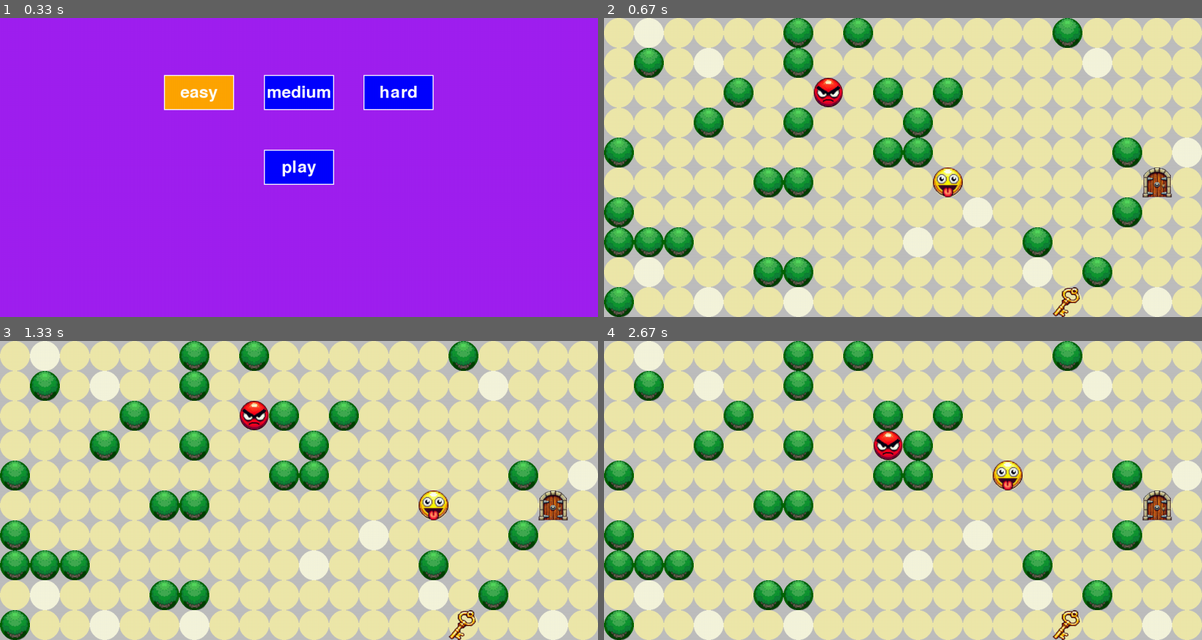
Above: before the commit, frames 1-4 (two rows, left to right).
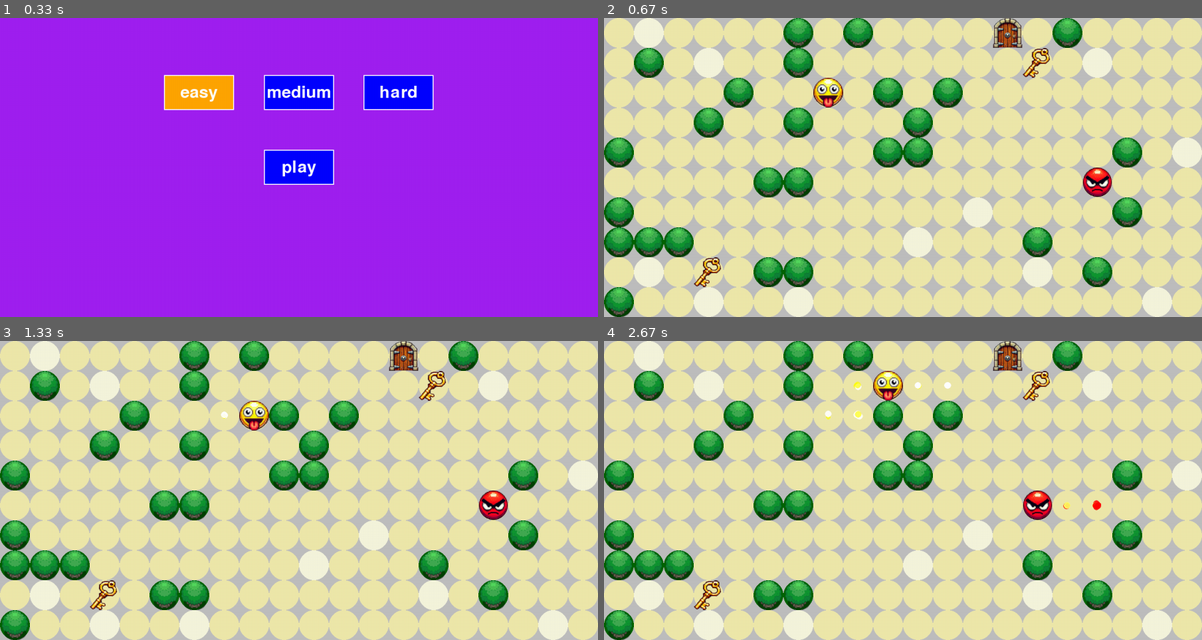
Above: after the commit, the same moments.

Repository: Jaxsbr/pygame_cant_catch_me
Game: pygame game, started from app/main.py
Two runs of this game, one before a commit and one after it. Both use one fixed random seed, a clock stepped at 60 frames per second and the inputs below.
Inputs (mouse positions are in pixels of both pictures, inside the frame that each line leads up to):
- Up to frame 1 (0.33 s): no input
- Up to frame 2 (0.67 s): click "play" at 0.38 s
- Up to frame 3 (1.33 s): hold Right 0.67-1.13 s; move the mouse to (275, 502) at 0.7 s; hold Up from 1.17 s (still down)
- Up to frame 4 (2.67 s): release Up at 1.47 s; hold Right 1.5-1.97 s; hold Left 2-2.53 s

Frame 1 is identical in both runs. In frame 2, 2.6% of the frame differs, in the area x 15-95%, y 0-100%; in frame 3, 2.6%; in frame 4, 3.2%.

Commit message:
particle tail, multi key

Diff:
--- a/app/game_state/enemy.py
+++ b/app/game_state/enemy.py
@@ -1,5 +1,6 @@
 import pygame
 
+from game_state.particle_trail import ParticleTrail
 from game_state.tile_manager import TileManager
 
 
@@ -20,6 +21,13 @@
             self._position.y - TileManager.tile_height_offset,
             TileManager.tile_width,
             TileManager.tile_height)
+        self._particle_trail = ParticleTrail(
+            [
+                pygame.Color(255, 0, 0, 255),     # red
+                pygame.Color(255, 255, 100, 255),   # ?
+            ],
+            2 # fade_time
+        )
 
 
     def set_target(self, move_to_tile_index):
@@ -51,6 +59,9 @@
         self._draw_rect.x = self._position.x - TileManager.tile_width_offset
         self._draw_rect.y = self._position.y - TileManager.tile_height_offset
 
+        self._particle_trail.update(dt, self._position)
+
 
     def draw(self, screen, img):
+        self._particle_trail.draw(screen)
         screen.blit(img, self._draw_rect)
--- a/app/game_state/game.py
+++ b/app/game_state/game.py
@@ -1,5 +1,6 @@
 import math
 import random
+from game_state.key import Key
 from particle_engine import Particle, ParticleEngine
 from game_state.difficulty_engine import DifficultyEngine
 from game_state.turn_engine import TurnEngine
@@ -52,32 +53,25 @@
         self._lose_sound.set_volume(0.7)
 
         # tiles around player
-        exclude_tiles_indexes = get_surrounding_tile_indexes(self._player.tile_index)
+        self._exclude_tiles_indexes = get_surrounding_tile_indexes(self._player.tile_index)
 
         # combine with trees
-        exclude_tiles_indexes.extend(self._tree_tiles)
-
-        self._key_tile_index = self._tile_manager.generate_random_vector2(exclude_tiles_indexes)
-
-        exclude_tiles_indexes.append(self._key_tile_index)
-
-        self._door_tile_index = self._tile_manager.generate_random_vector2(exclude_tiles_indexes)
-
-        exclude_tiles_indexes.append(self._door_tile_index)
-
-        enemy_start_tile = self._tile_manager.generate_random_vector2(exclude_tiles_indexes)
+        self._exclude_tiles_indexes.extend(self._tree_tiles)
+
+        self._key_count = random.randint(2, 5)
+        self._keys = [self._get_key() for _ in range(self._key_count)]
+
+        self._key_tile_index = self._tile_manager.generate_random_vector2(self._exclude_tiles_indexes)
+
+        self._exclude_tiles_indexes.append(self._key_tile_index)
+
+        self._door_tile_index = self._tile_manager.generate_random_vector2(self._exclude_tiles_indexes)
+
+        self._exclude_tiles_indexes.append(self._door_tile_index)
+
+        enemy_start_tile = self._tile_manager.generate_random_vector2(self._exclude_tiles_indexes)
 
         self._enemy = Enemy(self._tile_manager, enemy_start_tile)
-
-        self._key_pos = pygame.Vector2(
-            self._key_tile_index.x * TileManager.tile_width + TileManager.tile_width_offset,
-            self._key_tile_index.y * TileManager.tile_height + TileManager.tile_height_offset)
-
-        self._key_rect = pygame.Rect(
-            self._key_pos.x - TileManager.tile_width_offset,
-            self._key_pos.y - TileManager.tile_height_offset,
-            TileManager.tile_width,
-            TileManager.tile_height)
 
         self._door_pos = pygame.Vector2(
             self._door_tile_index.x * TileManager.tile_width + TileManager.tile_width_offset,
@@ -106,6 +100,12 @@
         pygame.mixer.music.load(f'app/assets/sounds/bach-{track}.mp3')
         pygame.mixer.music.set_volume(0.3)
         pygame.mixer.music.play(loops=-1)
+
+
+    def _get_key(self) -> Key:
+        tile_index = self._tile_manager.generate_random_vector2(self._exclude_tiles_indexes)
+        self._exclude_tiles_indexes.append(tile_index)
+        return Key(tile_index)
 
 
     def _update_game_state(self) -> bool:
@@ -125,15 +125,25 @@
         return False
 
 
+    def _check_key_collision(self, index: pygame.Vector2) -> Key | None:
+        for key in self._keys:
+            if key.tile_index == index:
+                return key
+        return None
+
+
     def _update_game_objectives(self):
-        if self._player.tile_index == self._key_tile_index and not self._key_collected:
+        collided_key = self._check_key_collision(self._player.tile_index)
+        # player collects key, but there are keys remaining
+        if collided_key and len(self._keys) > 0:
             self._key_sound.play()
+            self._keys.remove(collided_key)
             particle_count = random.randint(7, 12)
             for i in range(particle_count):
                 angle = random.choice(range(0, 361, 6))
                 radians = math.radians(angle)
                 self._particle_engine.emit(
-                    self._key_pos, # TODO: random point around key (visual improvement)
+                    collided_key.position,
                     random.choice([0.2, 0.5, 0.7]),
                     pygame.Vector2(math.cos(radians), math.sin(radians)),
                     random.choice([200, 350, 500]),
@@ -142,13 +152,12 @@
                     True
                 )
 
-        if self._player.tile_index == self._key_tile_index:
-            self._key_collected = True
-
-        if self._key_collected and self._player.tile_index == self._door_tile_index and not self._exit_reached:
+        keys_collected = len(self._keys) <= 0
+
+        if keys_collected and self._player.tile_index == self._door_tile_index and not self._exit_reached:
             self._door_sound.play()
 
-        if self._key_collected and self._player.tile_index == self._door_tile_index:
+        if keys_collected and self._player.tile_index == self._door_tile_index:
             self._exit_reached = True
 
 
@@ -240,7 +249,7 @@
             # Can't move out of bounds
             # Can't move through door without key
             # Can't move through trees
-            if next_move_tile == self._player.tile_index or (not self._key_collected and next_move_tile == self._door_tile_index) or self._tile_manager._is_tree(next_move_tile):
+            if next_move_tile == self._player.tile_index or (len(self._keys) > 0 and next_move_tile == self._door_tile_index) or self._tile_manager._is_tree(next_move_tile):
                 return
 
             self._has_player_moved = True
@@ -263,8 +272,8 @@
         screen.fill("gray")
         self._tile_manager.draw(screen, self._tree_img)
 
-        if not self._key_collected:
-            screen.blit(self._sprites["key"], self._key_rect)
+        for key in self._keys:
+            key.draw(screen, self._sprites["key"])
 
         if not self._exit_reached:
             screen.blit(self._sprites["door"],self._door_rect)
--- /dev/null
+++ b/app/game_state/key.py
@@ -0,0 +1,25 @@
+import pygame
+
+from game_state.tile_manager import TileManager
+
+
+class Key:
+    def __init__(self, tile_index: pygame.Vector2) -> None:
+        self.tile_index = tile_index
+        self.position = pygame.Vector2(
+            tile_index.x * TileManager.tile_width + TileManager.tile_width_offset,
+            tile_index.y * TileManager.tile_height + TileManager.tile_height_offset)
+
+        self._rect = pygame.Rect(
+            self.position.x - TileManager.tile_width_offset,
+            self.position.y - TileManager.tile_height_offset,
+            TileManager.tile_width,
+            TileManager.tile_height)
+
+
+    def match_key_location(self, tile_index) -> bool:
+        return self.tile_index == tile_index
+
+
+    def draw(self, screen, img: pygame.Surface):
+        screen.blit(img, self._rect)
--- /dev/null
+++ b/app/game_state/particle_trail.py
@@ -0,0 +1,40 @@
+import math
+import random
+from typing import List
+import pygame
+
+from particle_engine import ParticleEngine
+
+class ParticleTrail:
+
+    def __init__(self, colors: List[pygame.Color], fade_time: float) -> None:
+        self._fade_time = fade_time
+        self._emit_count = 0.1
+        self._elapsed_emit = self._emit_count
+        self._particle_count = 1
+        self._particle_engine = ParticleEngine()
+        self._colors = colors
+
+    def update(self, dt, position: pygame.Vector2):
+        self._position = position
+        self._particle_engine.update(dt)
+
+        self._elapsed_emit -= dt * 1
+        if self._elapsed_emit <= 0:
+            self._elapsed_emit = self._emit_count
+            for i in range(self._particle_count):
+                angle = random.choice(range(0, 361, 6))
+                radians = math.radians(angle)
+                self._particle_engine.emit(
+                    self._position,
+                    self._fade_time,
+                    pygame.Vector2(math.cos(radians), math.sin(radians)),
+                    random.choice([2]),
+                    random.choice([5, 7]),
+                    random.choice(self._colors),
+                    False
+                )
+
+
+    def draw(self, screen) -> None:
+        self._particle_engine.draw(screen)
--- a/app/game_state/player.py
+++ b/app/game_state/player.py
@@ -1,6 +1,6 @@
-import random
 import pygame
 
+from game_state.particle_trail import ParticleTrail
 from game_state.tile_manager import TileManager
 
 class Player:
@@ -19,6 +19,13 @@
             self._position.y - TileManager.tile_height_offset,
             TileManager.tile_width,
             TileManager.tile_height)
+        self._particle_trail = ParticleTrail(
+            [
+                pygame.Color(255, 255, 0, 255),   # yellow
+                pygame.Color(255, 255, 255, 255),   # ?
+            ],
+            2 # fade_time
+        )
 
 
     def set_next_movement(self, move_tile: pygame.Vector2):
@@ -42,6 +49,7 @@
     def update(self, dt, position) -> None:
         self._position = position
         self._update_movement(dt)
+        self._particle_trail.update(dt, self._position)
 
         if self._is_moving:
             self._color = "blue"
@@ -53,4 +61,5 @@
 
 
     def draw(self, screen, img) -> None:
+        self._particle_trail.draw(screen)
         screen.blit(img, self._draw_rect)
